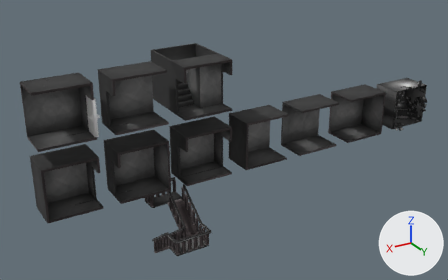
Two versions of the FBX model Assets/Meshes/Rooms.fbx, one commit apart.
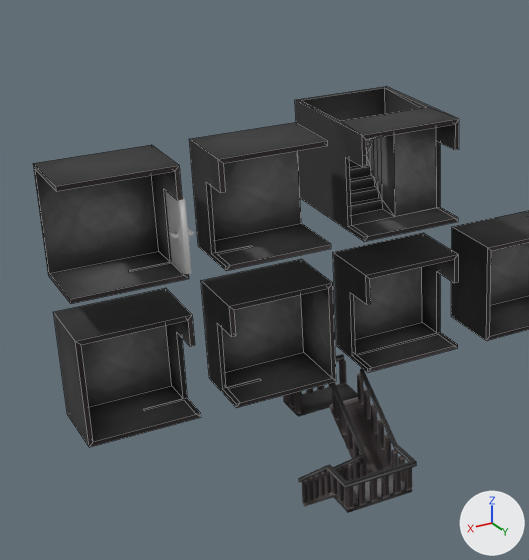
Each version appears first whole from a camera (50 mm lens) standing at (15.9, 29.1, 20.4) and looking at (-2.0, -0.7, 5.5), and next in a close-up on the part from 1% to 60% of the width and 0% to 100% of the height. The lights are fixed; the arrows at lower right show +X, +Y and +Z. The close-ups show mesh edges as thin lines. Where no turn or scale is listed for an object, it has been applied to the vertices. Vertices at the same position are counted once.

The first close-up shows 'CornerDoorRoomLeft', 'CornerDoorRoomRight', 'CornerRoomLeft', 'Cube', 'DoorRoomBoth', 'DoorRoomLeft', 'DoorRoomRight', 'FireEscapeStairs', 'StairsRoomBottom'.
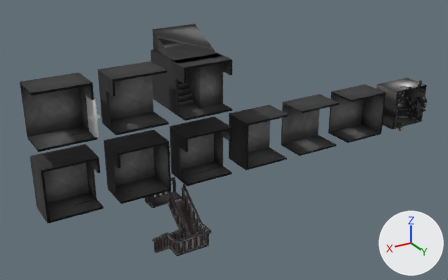
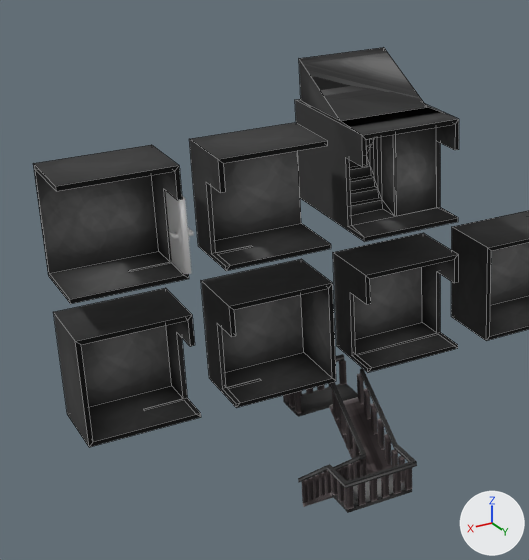
Changed parts and their boxes (x1, y1, x2, y2) in the close-ups (529 x 560 px; the box of a moved part takes in the faces that stretch with it):
'StairsRoomBottom', reshaped (25% taller): before (295, 86, 459, 242); after (295, 47, 459, 242)
part 1 of me_stairsroombottom, moved or reshaped: before (348, 127, 458, 242); after (299, 47, 458, 242)
part 2 of me_stairsroombottom, surface changed (grey to black): before (301, 88, 459, 217); after (362, 119, 459, 217)

The edits, one by one:
me_stairsroombottom is used by ob_stairsroombottom; location (0.0, 0.0, 8.0).
me_stairsroombottom had 78 vertices, 69 faces and spanned x -1.5..1.5, y -3.15..1.0, z 0.0..3.0.
me_stairsroombottom now has 80 vertices, 72 faces and spans x -1.5..1.5, y -3.15..1.0, z 0.0..4.22.
Part 1, on me_stairsroombottom:
4 vertices are removed from x -1.38..1.37, y 0.0..1.0, z 0.12..2.88.
11 faces are deleted.
6 vertices are added at (1.38, -3.03, 4.22), (-1.37, -3.03, 4.22), (-0.05, 0.0, 2.88), (0.0, -0.05, 2.88), (-0.05, 0.0, 0.12), (0.0, -0.05, 0.12).
14 new faces join them.
me_stairsroombottom part 2: 25 kept faces spanning x -1.5..1.5, y -3.03..1.0, z 0.12..3.0 get new texture (UV) coordinates.
